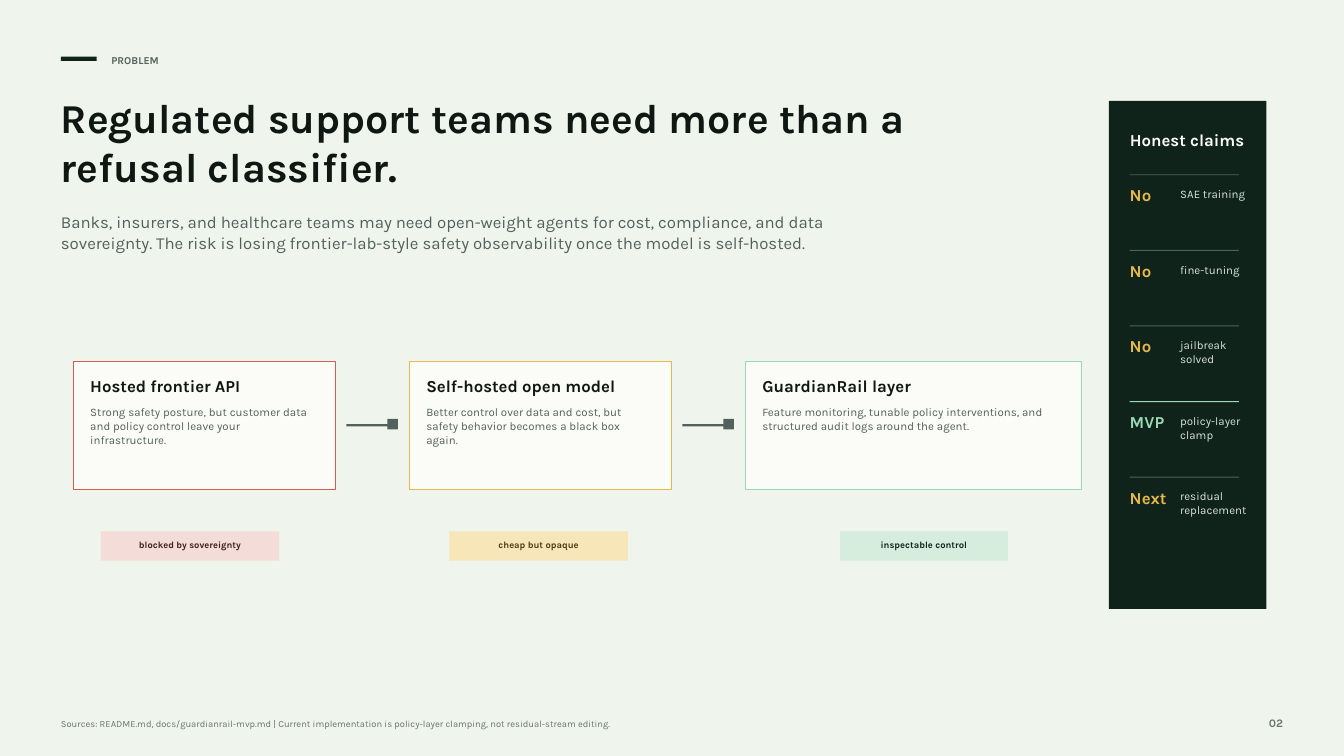
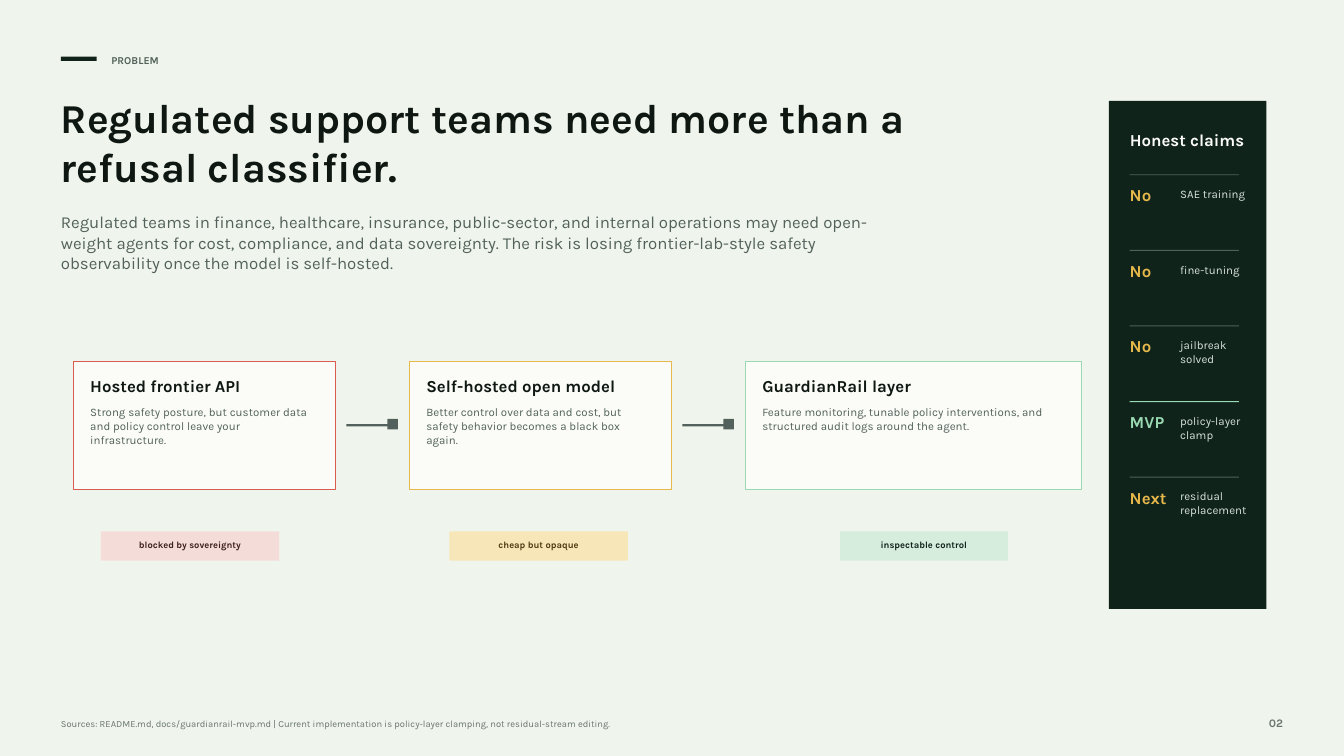
Before and after one commit to kvn8888/guardianrail, a slide deck: slide 2 of docs/guardianrail-pitch-deck.pptx. Drawn at 1344x756 pixels with LibreOffice and Linux fonts; fonts in the diff are those of the drawing. Boxes give left, top, right and bottom in pixels: in the first picture for what was removed or moved away, otherwise in the second. Text is boxed around its words. In the diff, an @@ line names an element or a change of style, - is before the commit and + after.

```diff
--- a/docs/guardianrail-pitch-deck.pptx
+++ b/docs/guardianrail-pitch-deck.pptx
@@ text at <box>61,216,867,273</box>: text changed @@
-Banks, insurers, and healthcare teams may need open-weight agents for cost, compliance, and data sovereignty. The risk is losing frontier-lab-style safety observability once the model is self-hosted.
+Regulated teams in finance, healthcare, insurance, public-sector, and internal operations may need open-weight agents for cost, compliance, and data sovereignty. The risk is losing frontier-lab-style safety observability once the model is self-hosted.
```
Also in this commit, not shown: 4 other slides changed, 17 other files.
